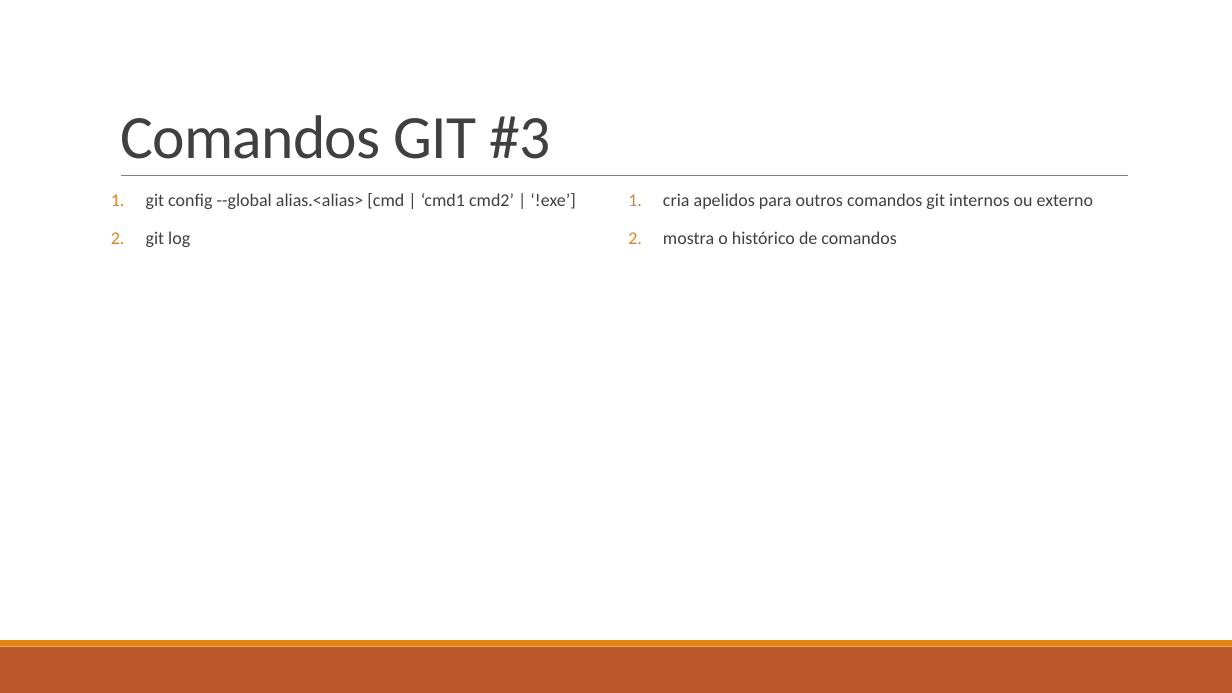
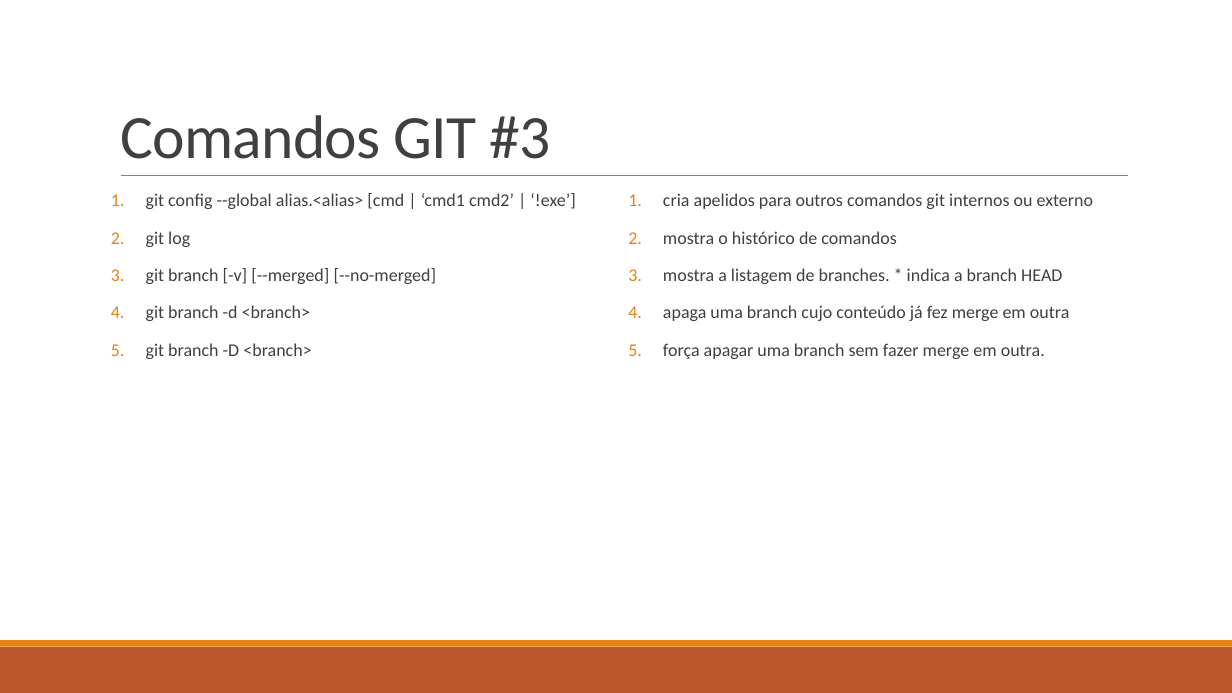
Before and after one commit to ekson73/Docs, a slide deck: slide 37 of Projeto VEK - GIT 4 VEK.pptx (slide 34 before the commit). Drawn at 1232x693 pixels with LibreOffice and Linux fonts; fonts in the diff are those of the drawing. Boxes give left, top, right and bottom in pixels: in the first picture for what was removed or moved away, otherwise in the second. Text is boxed around its words. In the diff, an @@ line names an element or a change of style, - is before the commit and + after.

```diff
--- a/Projeto VEK - GIT 4 VEK.pptx
+++ b/Projeto VEK - GIT 4 VEK.pptx
@@ text at <box>146,268,437,359</box>: paragraphs added @@
+3. git branch [-v] [--merged] [--no-merged]
+4. git branch -d <branch>
+5. git branch -D <branch>
@@ text at <box>663,268,1069,359</box>: paragraphs added @@
+3. mostra a listagem de branches. * indica a branch HEAD
+4. apaga uma branch cujo conteúdo já fez merge em outra
+5. força apagar uma branch sem fazer merge em outra.
```
Also in this commit, not shown: 6 slides added.
